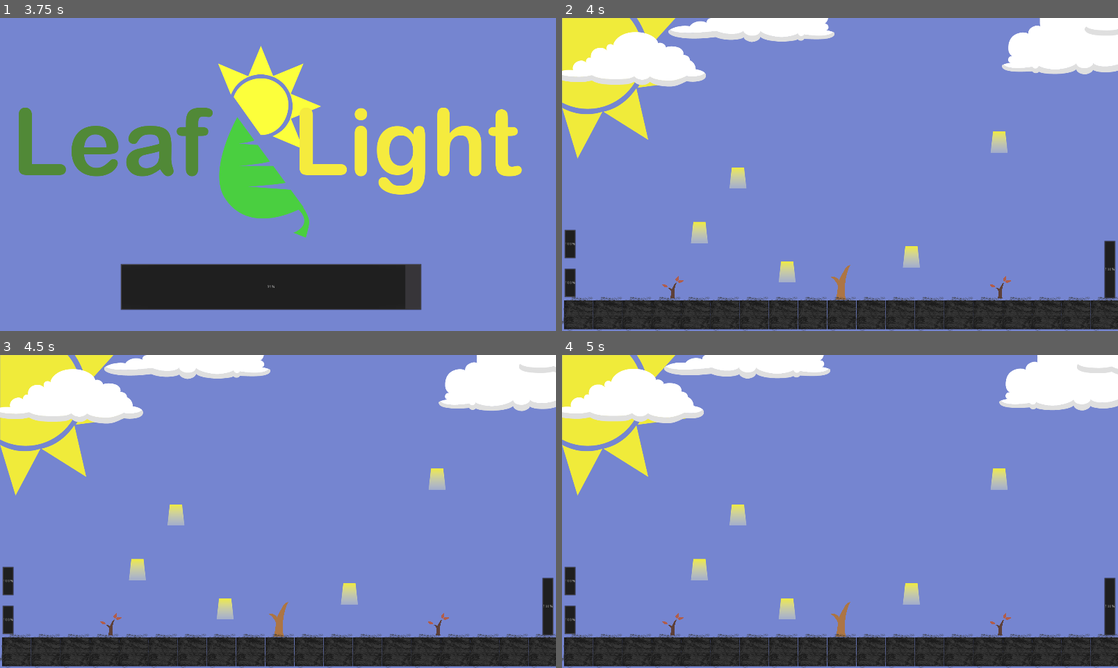
Above: before the commit, frames 1-4 (two rows, left to right).
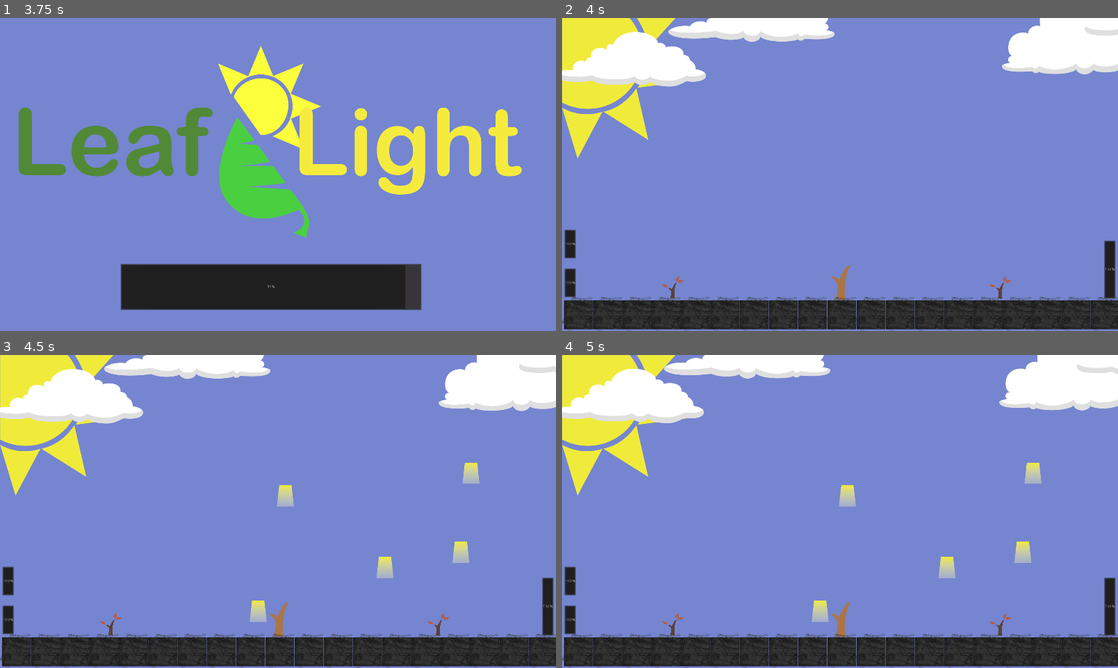
Above: after the commit, the same moments.

Repository: ibryanUW/leaf_light
Game: Godot game, scene res://main_menu/menu_screen.tscn
Two runs of this game, one before a commit and one after it. Both use one fixed random seed, a clock stepped at 60 frames per second and the inputs below.
Inputs (mouse positions are in pixels of both pictures, inside the frame that each line leads up to):
- Up to frame 1 (3.75 s): click (77, 130) at 0.5 s; move the mouse to (400, 158) at 1.27 s; press the mouse at (400, 158) at 1.28 s; move the mouse to (166, 190) at 2.02 s; release the mouse at (166, 190) at 2.03 s; click (166, 190) at 2.1 s; move the mouse to (333, 105) at 2.77 s; press the mouse at (333, 105) at 2.78 s; move the mouse to (250, 237) at 3.52 s; release the mouse at (250, 237) at 3.53 s; click (250, 237) at 3.6 s
- Up to frame 2 (4 s): no input
- Up to frame 3 (4.5 s): move the mouse to (444, 558) at 4.27 s; press the mouse at (444, 558) at 4.28 s
- Up to frame 4 (5 s): no input

Frame 1 is identical in both runs. In frame 2, 0.9% of the frame differs, in the area x 23-81%, y 36-85%; in frame 3, 1.8%, in the area x 23-87%, y 34-86%; in frame 4, 1.8%.

Commit message:
Sunlight Generator Reworked
Reworked the *sunlight grid* into a class structure so that it can be invoked and reused on click events. Also reduced the number of sun tiles to 4 (was previously at 5).

Diff:
--- /dev/null
+++ b/Scenes/main_game/NewGameScene.gd
@@ -0,0 +1,20 @@
+extends Node2D
+
+onready var new_game_screen = $"."
+onready var sun_gen
+
+func _ready():
+	print("something")
+
+
+func _input(event):
+	if(event.is_action_pressed('click')):
+		if(sun_gen == null):
+			print("click")
+			sun_gen = SunlightTileGenerator.new()
+			new_game_screen.add_child(sun_gen.generate_sunlight())
+		else:
+			print("was not null, click")
+			sun_gen.free()
+			sun_gen = SunlightTileGenerator.new()
+			new_game_screen.add_child(sun_gen.generate_sunlight())
--- a/Scenes/main_game/NewGameScene.tscn
+++ b/Scenes/main_game/NewGameScene.tscn
@@ -6,13 +6,14 @@
 [ext_resource path="res://Scenes/main_game/CloudsRolling.tscn" type="PackedScene" id=4]
 [ext_resource path="res://Scenes/main_game/PlayerCharacter.gd" type="Script" id=5]
 [ext_resource path="res://scenery_objects/B IMD 363 Leaf and Light sun.png" type="Texture" id=6]
-[ext_resource path="res://Scenes/main_game/Sunlight_Grid.tscn" type="PackedScene" id=7]
+[ext_resource path="res://Scenes/main_game/NewGameScene.gd" type="Script" id=8]
 
 [sub_resource type="RectangleShape2D" id=1]
 extents = Vector2( 31.9999, 48.0001 )
 
 [node name="NewGameSetup" type="Node2D"]
 z_index = -5
+script = ExtResource( 8 )
 
 [node name="CloudsRollingOverhead" parent="." instance=ExtResource( 4 )]
 z_index = -4
@@ -276,5 +277,3 @@
 __meta__ = {
 "_edit_use_anchors_": false
 }
-
-[node name="Sunlight_Grid" parent="." instance=ExtResource( 7 )]
--- a/Scenes/main_game/Sunlight_Grid.tscn
+++ b/Scenes/main_game/Sunlight_Grid.tscn
@@ -1,11 +1,8 @@
-[gd_scene load_steps=2 format=2]
-
-[ext_resource path="res://SunlightTileGenerator.gd" type="Script" id=1]
+[gd_scene format=2]
 
 [node name="Sunlight_Grid" type="Control"]
 anchor_right = 1.0
 anchor_bottom = 1.0
-script = ExtResource( 1 )
 __meta__ = {
 "_edit_use_anchors_": false
 }
--- a/SunlightTileGenerator.gd
+++ b/SunlightTileGenerator.gd
@@ -4,25 +4,7 @@
 
 extends Control
 
-onready var sunlight_grid = $"."
-
-func _ready():
-	print("making some sunlight happen yo")
-
-	var sun_spot_1 = make_some_sun()
-	sunlight_grid.add_child(sun_spot_1)
-
-	var sun_spot_2 = make_some_sun()
-	sunlight_grid.add_child(sun_spot_2)
-
-	var sun_spot_3 = make_some_sun()
-	sunlight_grid.add_child(sun_spot_3)
-
-	var sun_spot_4 = make_some_sun()
-	sunlight_grid.add_child(sun_spot_4)
-
-	var sun_spot_5 = make_some_sun()
-	sunlight_grid.add_child(sun_spot_5)
+class_name SunlightTileGenerator
 
 # Custom function for getting a random value between 200 (far left) and
 # 1700 (far right )
@@ -48,3 +30,11 @@
 	sun_spot.margin_top = set_sprite_pos_y()
 
 	return sun_spot
+
+func generate_sunlight():
+	var light_control = $"."
+	print("making some sunlight happen yo")
+	for _i in range(5):
+		var temp_sun = make_some_sun()
+		light_control.add_child(temp_sun)
+	return light_control
--- a/project.godot
+++ b/project.godot
@@ -9,12 +9,18 @@
 config_version=4
 
 _global_script_classes=[ {
+"base": "Control",
+"class": "SunlightTileGenerator",
+"language": "GDScript",
+"path": "res://SunlightTileGenerator.gd"
+}, {
 "base": "Node",
 "class": "TurnQueue",
 "language": "GDScript",
 "path": "res://TurnQueue.gd"
 } ]
 _global_script_class_icons={
+"SunlightTileGenerator": "",
 "TurnQueue": ""
 }
 
@@ -35,6 +41,14 @@
 window/stretch/mode="2d"
 window/stretch/aspect="keep"
 
+[input]
+
+click={
+"deadzone": 0.5,
+"events": [ Object(InputEventMouseButton,"resource_local_to_scene":false,"resource_name":"","device":0,"alt":false,"shift":false,"control":false,"meta":false,"command":false,"button_mask":0,"position":Vector2( 0, 0 ),"global_position":Vector2( 0, 0 ),"factor":1.0,"button_index":1,"pressed":false,"doubleclick":false,"script":null)
+ ]
+}
+
 [rendering]
 
 environment/default_clear_color=Color( 0.462745, 0.52549, 0.819608, 1 )
Binary file removed: tree_sprites/branch_1.png
Binary file added: tree_sprites/branch_1_reduced.png
Not shown, changed: tree_sprites/branch_1_reduced.png.import
Binary file removed: tree_sprites/branch_1_w_leaves.png
Binary file added: tree_sprites/branch_1_w_leaves_reduced.png
Not shown, changed: tree_sprites/branch_1_w_leaves_reduced.png.import
Binary file removed: tree_sprites/branch_2.png
Binary file added: tree_sprites/branch_2_reduced.png
Not shown, changed: tree_sprites/branch_2_reduced.png.import
Binary file removed: tree_sprites/branch_2_w_leaves.png
Binary file added: tree_sprites/branch_2_w_leaves_reduced.png
Not shown, changed: tree_sprites/branch_2_w_leaves_reduced.png.import
(and 6 more such lines)
